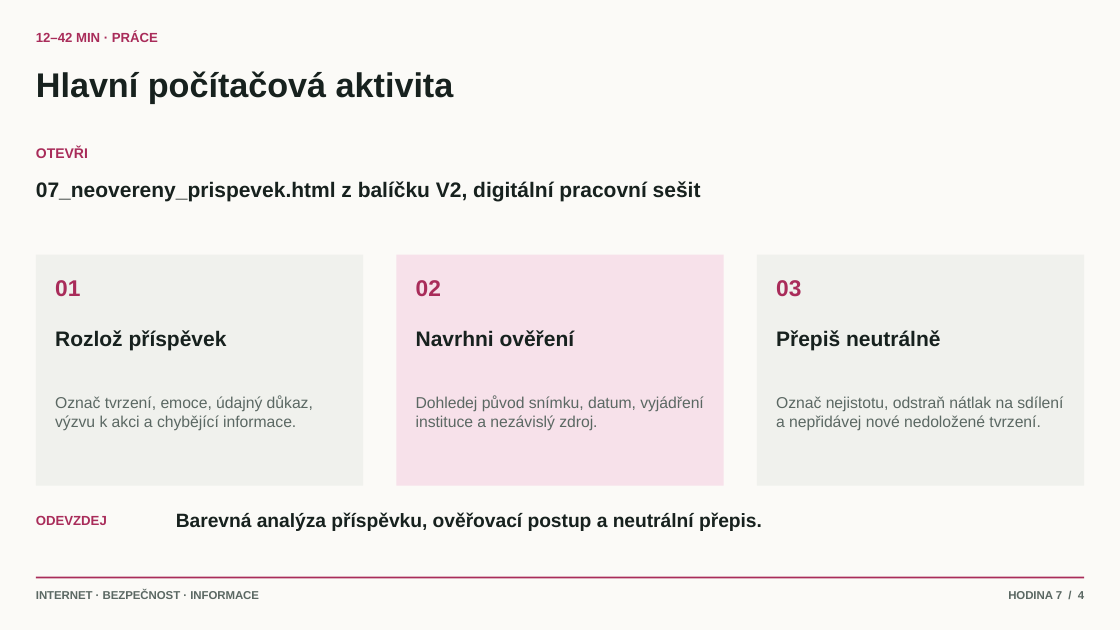
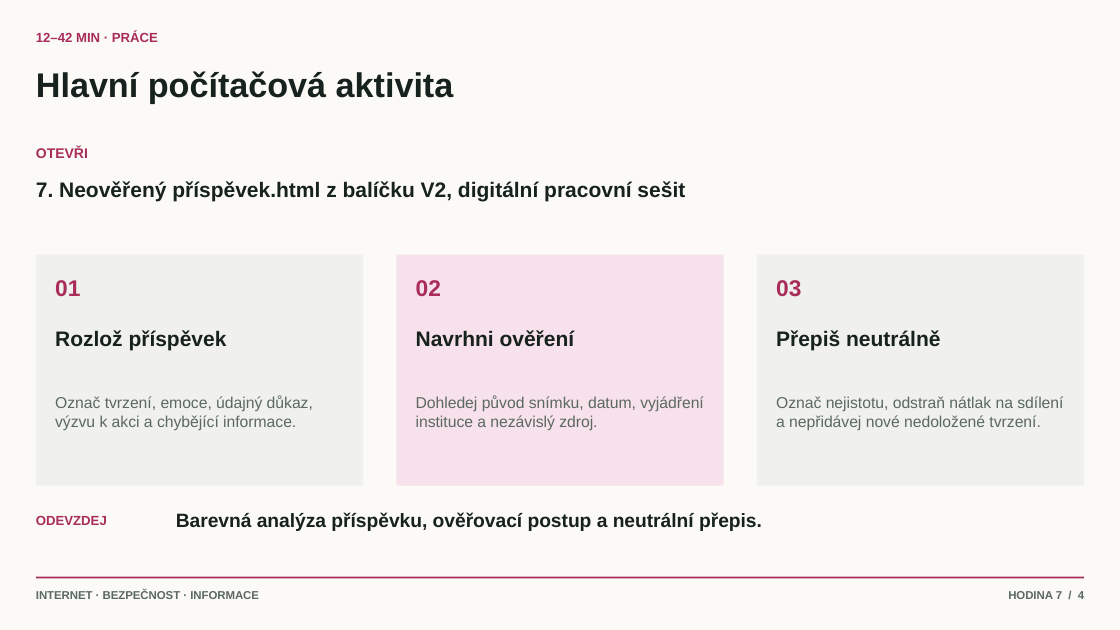
Before and after one commit to hlaska18/karel_hlas-web, a slide deck: slide 4 of public/materialy/1L/7/Prezentace k hodinám/7. Fake news a obsah od AI.pptx. Drawn at 1120x630 pixels with LibreOffice and Linux fonts; fonts in the diff are those of the drawing. Boxes give left, top, right and bottom in pixels: in the first picture for what was removed or moved away, otherwise in the second. Text is boxed around its words. In the diff, an @@ line names an element or a change of style, - is before the commit and + after.

```diff
--- a/public/materialy/1L/7/Prezentace k hodinám/7. Fake news a obsah od AI.pptx
+++ b/public/materialy/1L/7/Prezentace k hodinám/7. Fake news a obsah od AI.pptx
@@ text at (36, 181, 685, 202): text changed @@
-07_neovereny_prispevek.html z balíčku V2, digitální pracovní sešit
+7. Neověřený příspěvek.html z balíčku V2, digitální pracovní sešit
```
Also in this commit, not shown: 28 other files.
